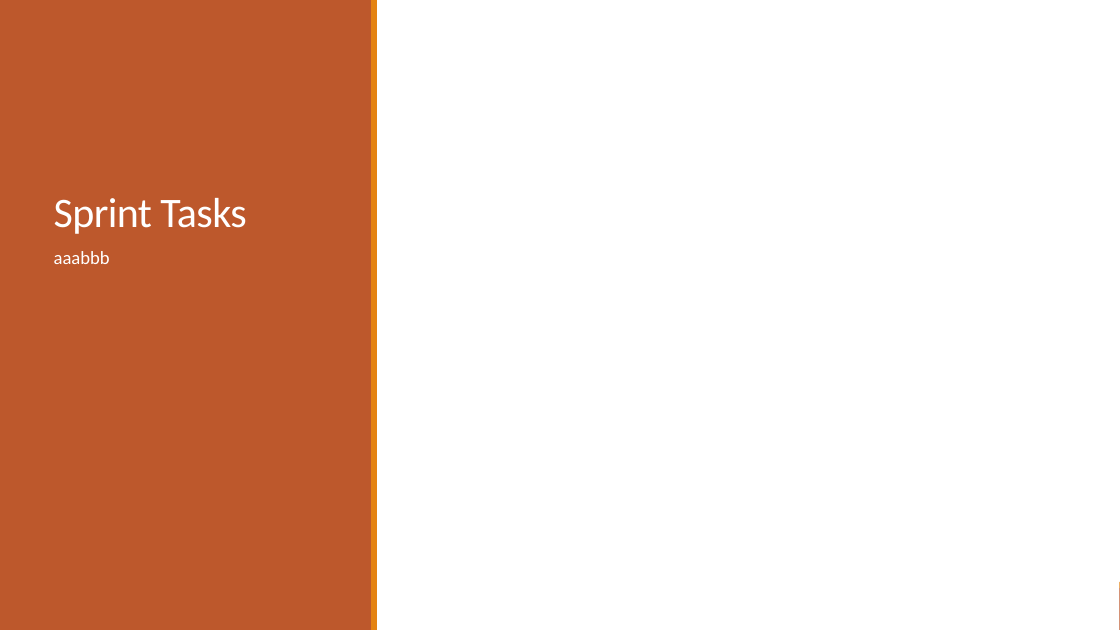
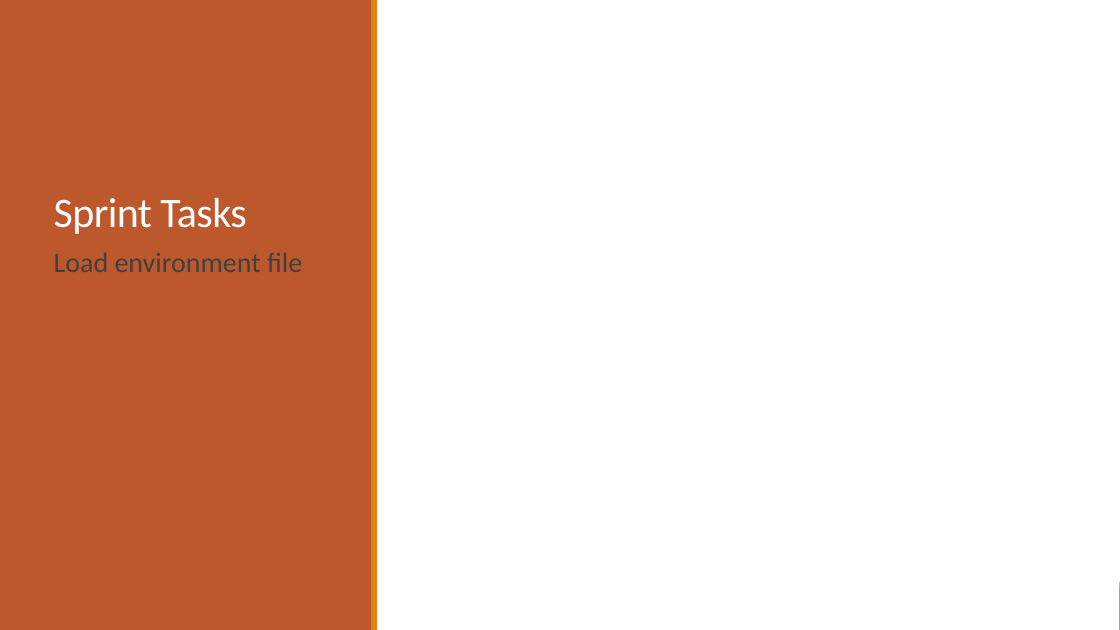
Before and after one commit to 2012215434/CS744, a slide deck: slide 5 of documents/set5/Presentation5.pptx (slide 4 before the commit). Drawn at 1120x630 pixels with LibreOffice and Linux fonts; fonts in the diff are those of the drawing. Boxes give left, top, right and bottom in pixels: in the first picture for what was removed or moved away, otherwise in the second. Text is boxed around its words. In the diff, an @@ line names an element or a change of style, - is before the commit and + after.

Commit message:
add sprint#5 &ppt

```diff
--- a/documents/set5/Presentation5.pptx
+++ b/documents/set5/Presentation5.pptx
@@ text at (54,252,302,272): text changed; size 16 to 24 pt; text colour #FFFFFF to #404040 @@
-  aaabbb
+    Load environment file
```
Also in this commit, not shown: 3 slides added, 1 other file.
